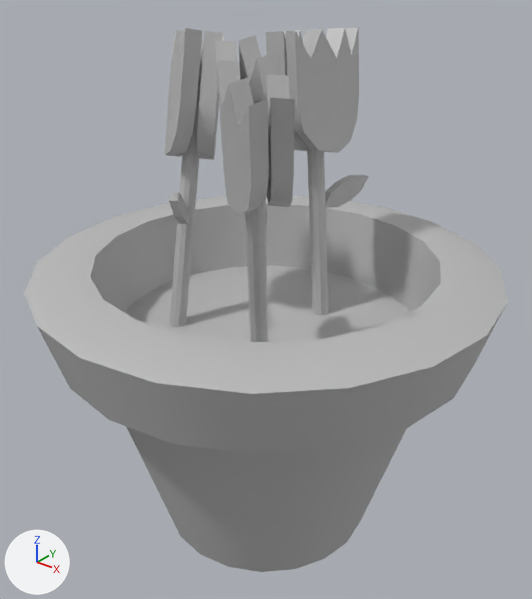
The FBX model creativejam/Content/Geometry/FBX/SM_FlowerPot.fbx: old version first, new version second.
The view is the same before and after, from a 50 mm lens placed at (0.555, -0.695, 0.771), pointed at (0.0, -0.001, 0.341). Every picture has the same lights, and +X, +Y and +Z are marked at lower left. Objects named as collision shapes, trigger or cutter boxes, shadow casters or lower levels of detail are left out. Where no turn or scale is listed for an object, it has been applied to the vertices.

The older version as bpy lines, for what is in view:
```python
me_mesh = bpy.data.meshes.new('Mesh')
me_mesh.from_pydata(...)  # 433 vertices, 416 faces; spans x -0.304..0.304, y -0.304..0.304, z 0.0..0.685
me_mesh.materials.append(mat_lambert1)  # grey #bcbcbc
ob_sm_flowerpot = bpy.data.objects.new('SM_FlowerPot', me_mesh)
ob_sm_flowerpot.location = (0.0, 0.0, 0.0)
```
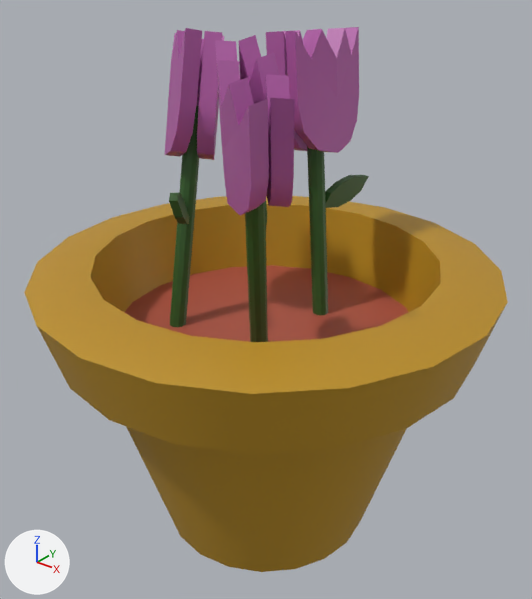
Changed parts and their boxes (x1, y1, x2, y2) in the pictures (532 x 599 px):
part 1 of me_mesh, recoloured
    both: (165, 27, 359, 216)
part 2 of me_mesh, recoloured (grey to green)
    both: (169, 106, 268, 342)
part 3 of me_mesh, recoloured (grey to green)
    both: (307, 146, 369, 315)
part 4 of me_mesh, recoloured
    both: (24, 196, 508, 454)
part 5 of me_mesh, recoloured
    both: (127, 427, 407, 572)
part 6 of me_mesh, recoloured (grey to red)
    both: (124, 265, 408, 342)

The change in detail:
Material 'lambert2' (mat_lambert2) is new.
Its base color is (0.5, 0.275, 0.013) (yellow #bc8f1e).
Material 'lambert4' (mat_lambert4) is new.
Its base color is (0.0336, 0.113, 0.0219) (dark green #335e29).
Material 'lambert3' (mat_lambert3) is new.
Its base color is (0.422, 0.0883, 0.0548) (red #ae5442).
Material 'lambert5' (mat_lambert5) is new.
Its base color is (0.463, 0.114, 0.399) (pink #b55fa9).
me_mesh has 433 vertices, 416 faces and spans x -0.304..0.304, y -0.304..0.304, z 0.0..0.685.
me_mesh is used by ob_sm_flowerpot; location (0.0, 0.0, 0.0).
me_mesh part 1: 168 of the faces centred in x -0.165..0.141, y -0.172..0.165, z 0.518..0.664 switch from mat_lambert1 (grey #bcbcbc) to mat_lambert5 (pink #b55fa9).
me_mesh part 2: 62 of the faces centred in x -0.114..0.059, y -0.105..-0.004, z 0.428..0.586 switch from mat_lambert1 (grey #bcbcbc) to mat_lambert4 (dark green #335e29).
me_mesh part 3: 26 of the faces centred in x 0.01..0.039, y 0.075..0.172, z 0.431..0.482 switch from mat_lambert1 (grey #bcbcbc) to mat_lambert4 (dark green #335e29).
me_mesh part 4: all 100 faces centred in x -0.283..0.283, y -0.283..0.283, z 0.303..0.4 switch from mat_lambert1 (grey #bcbcbc) to mat_lambert2 (yellow #bc8f1e).
me_mesh part 5: all 20 faces centred in x -0.189..0.189, y -0.189..0.189, z 0.154 switch from mat_lambert1 (grey #bcbcbc) to mat_lambert2 (yellow #bc8f1e).
me_mesh part 6: all 10 faces centred in x -0.15..0.15, y -0.142..0.142, z 0.302 switch from mat_lambert1 (grey #bcbcbc) to mat_lambert3 (red #ae5442).
